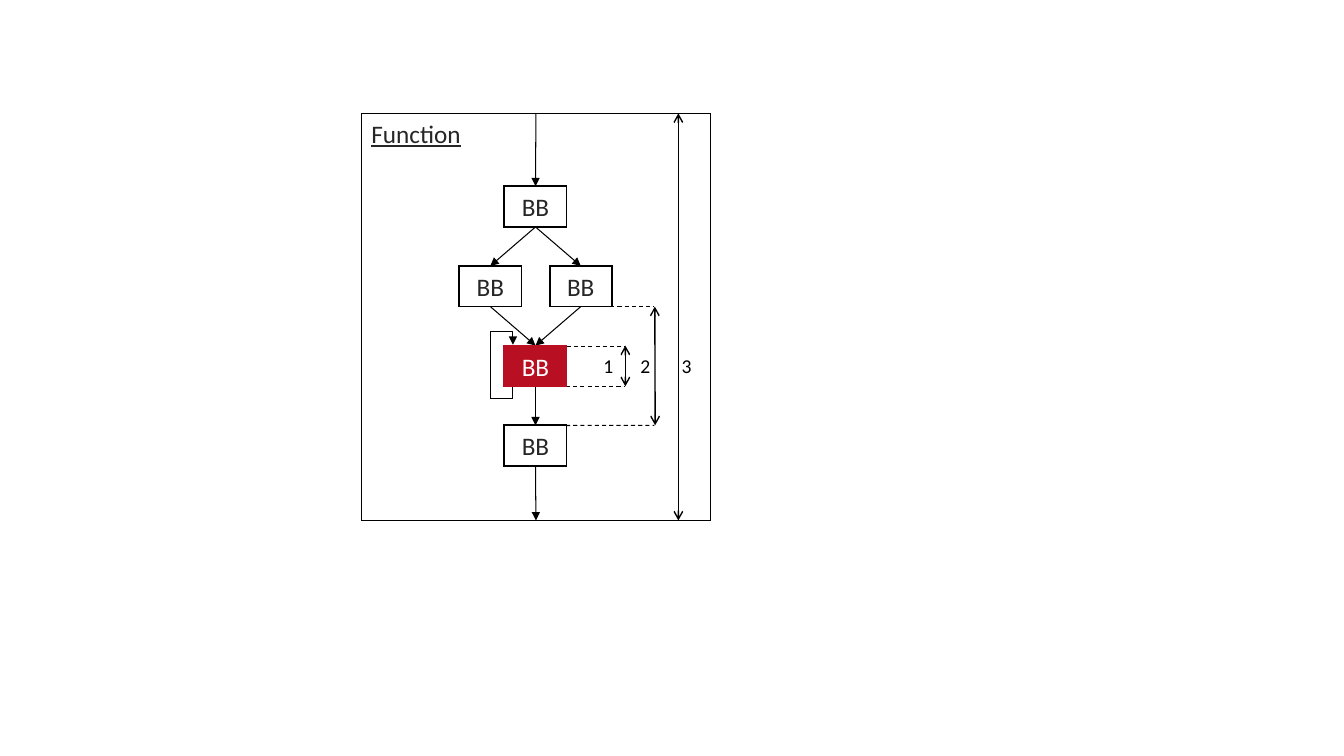
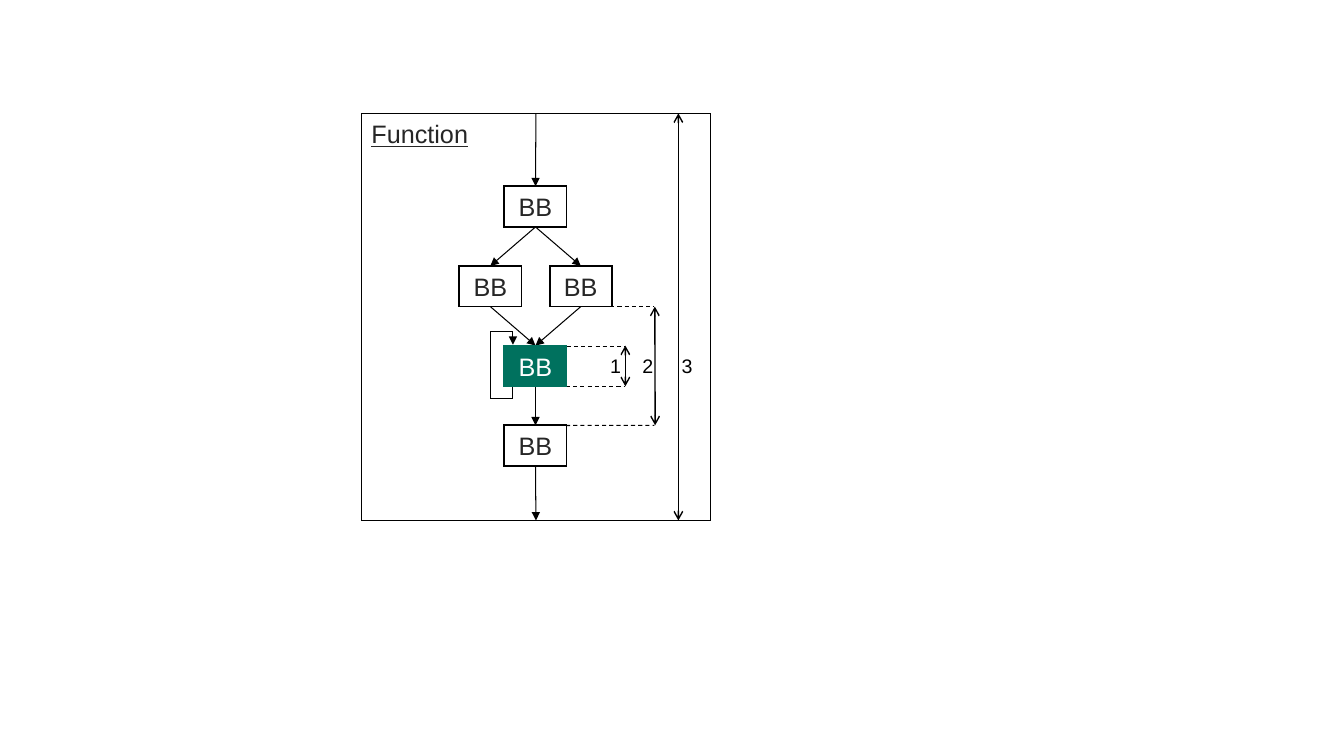
Before and after one commit to jannewulf/MSc-Thesis, a slide deck: slide 1 of img/ppt/runtime_measurement_scopes.pptx. Drawn at 1344x756 pixels with LibreOffice and Linux fonts; fonts in the diff are those of the drawing. Boxes give left, top, right and bottom in pixels: in the first picture for what was removed or moved away, otherwise in the second. Text is boxed around its words. In the diff, an @@ line names an element or a change of style, - is before the commit and + after.

```diff
--- a/img/ppt/runtime_measurement_scopes.pptx
+++ b/img/ppt/runtime_measurement_scopes.pptx
@@ rectangle "BB" at [504,346,567,386]: font Calibri to Arial; fill #B90F22 to #00715E; outline #B90F22 1.25 pt to #00715E 1.25 pt @@
@@ font Calibri to Arial in 7 elements at [362,113,711,520], [504,187,567,227], [460,266,522,307], [549,266,612,307], [504,425,567,466], [642,359,653,373], [610,359,621,373] @@
@@ text "1": place and size @@
-text "1" at [603,360,613,373]
+text "1" at [610,359,621,373]
```
Also in this commit, not shown: 19 other files.
